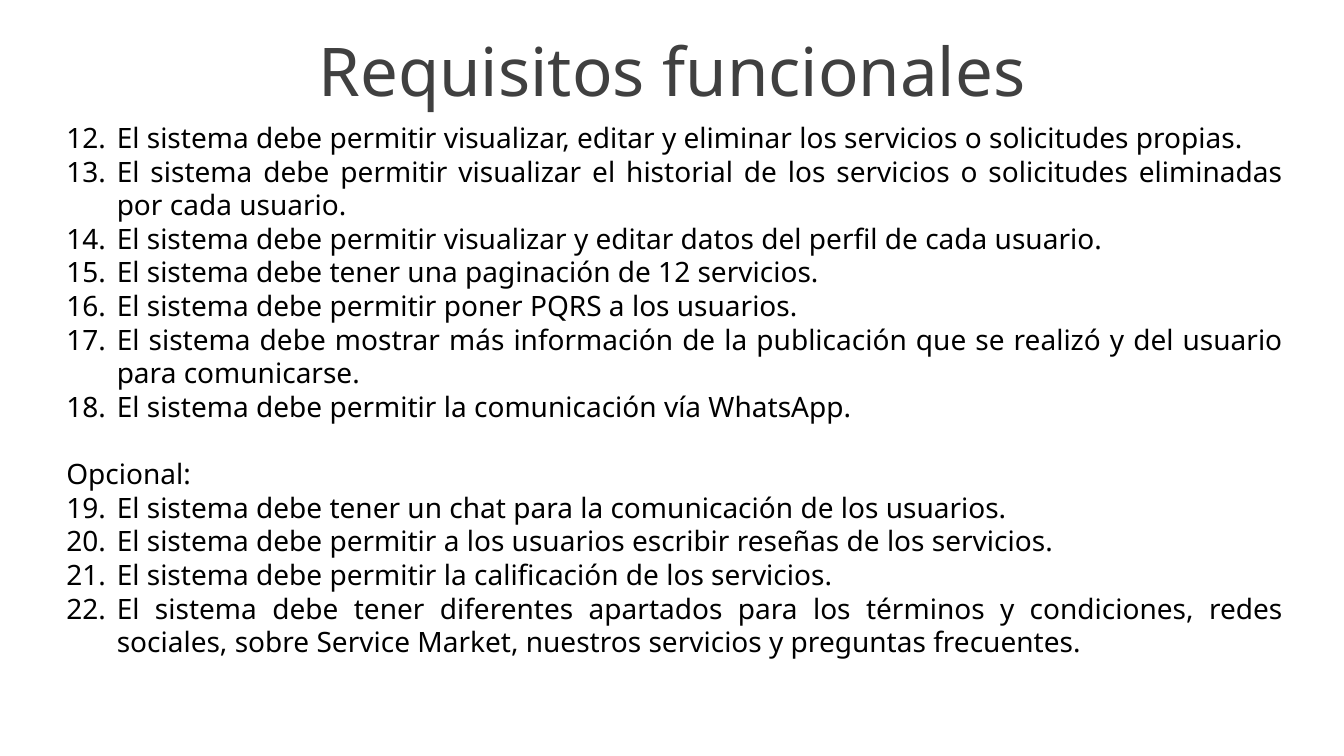
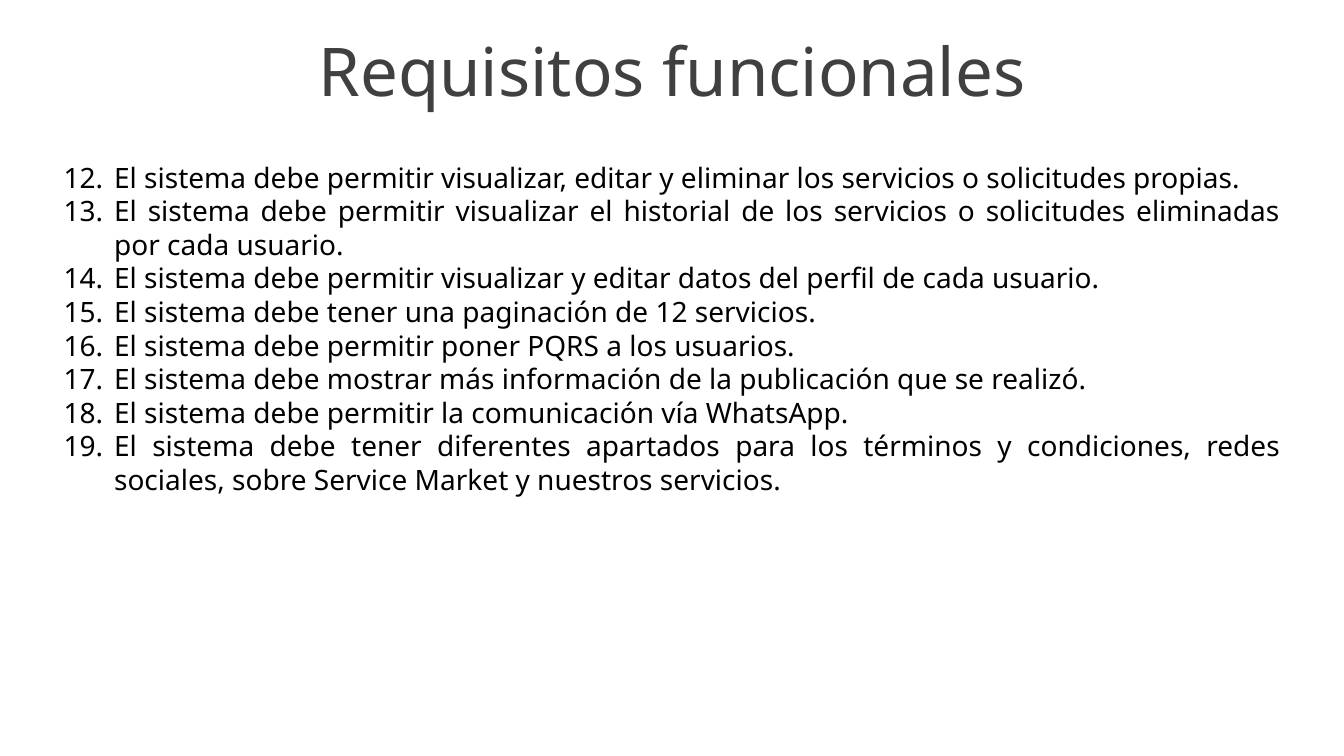
Before and after one commit to yeseniaquejada/_Service_Market_, a slide deck: slide 11 of PROYECTO FORMATIVO.pptx. Drawn at 1344x756 pixels with LibreOffice and Linux fonts; fonts in the diff are those of the drawing; background and template pictures are left out. Boxes give left, top, right and bottom in pixels: in the first picture for what was removed or moved away, otherwise in the second. Text is boxed around its words. In the diff, an @@ line names an element or a change of style, - is before the commit and + after.

Commit message:
Documentación
- Actualización requisitos
- MR - MER
- Manual de búsqueda
- Casos de uso general
- Diccionario de datos
- Historias de usuario
- Diagrama de actividades
- Diagrama de clases

```diff
--- a/PROYECTO FORMATIVO.pptx
+++ b/PROYECTO FORMATIVO.pptx
@@ text "El sistema debe permitir visualizar, ...": place and size @@
-text "El sistema debe permitir visualizar, ..." at box(66, 126, 1283, 659)
+text "El sistema debe permitir visualizar, ..." at box(114, 166, 1279, 497)
@@ text at box(114, 367, 1086, 396): text changed @@
-17. El sistema debe mostrar más información de la publicación que se realizó y del usuario para comunicarse.
+17. El sistema debe mostrar más información de la publicación que se realizó.
@@ text at box(114, 434, 1279, 497): text changed @@
-Opcional:
-19. El sistema debe tener un chat para la comunicación de los usuarios.
-20. El sistema debe permitir a los usuarios escribir reseñas de los servicios.
-21. El sistema debe permitir la calificación de los servicios.
-22. El sistema debe tener diferentes apartados para los términos y condiciones, redes sociales, sobre Service Market, nuestros servicios y preguntas frecuentes.
+19. El sistema debe tener diferentes apartados para los términos y condiciones, redes sociales, sobre Service Market y nuestros servicios.
```
Also in this commit, not shown: 5 other slides changed, 12 other files.
